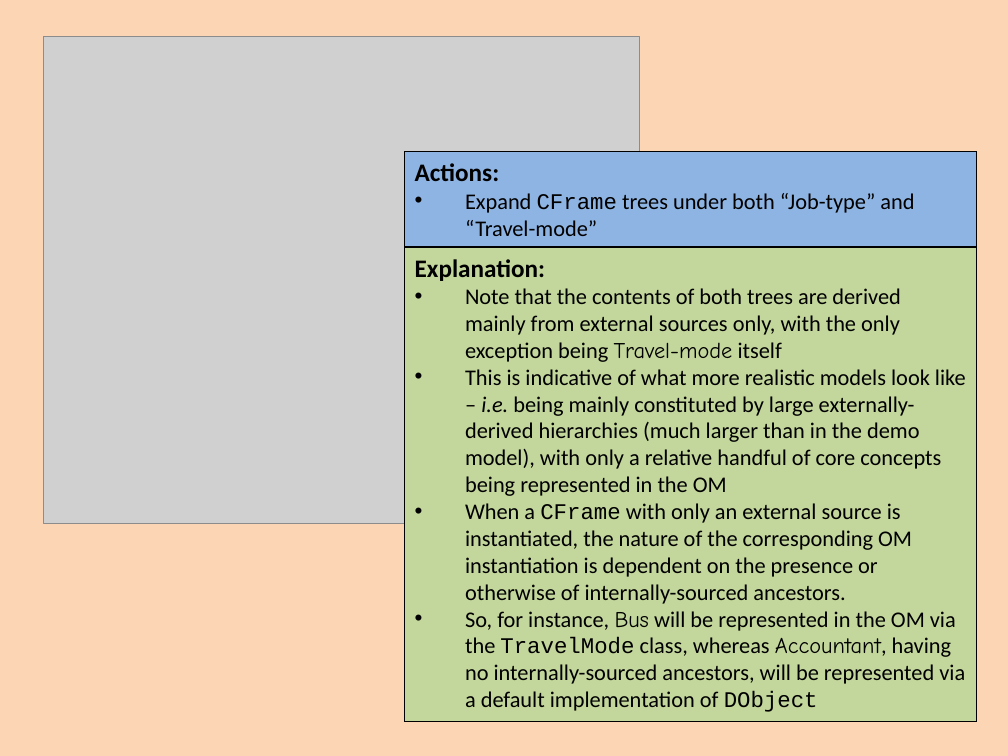
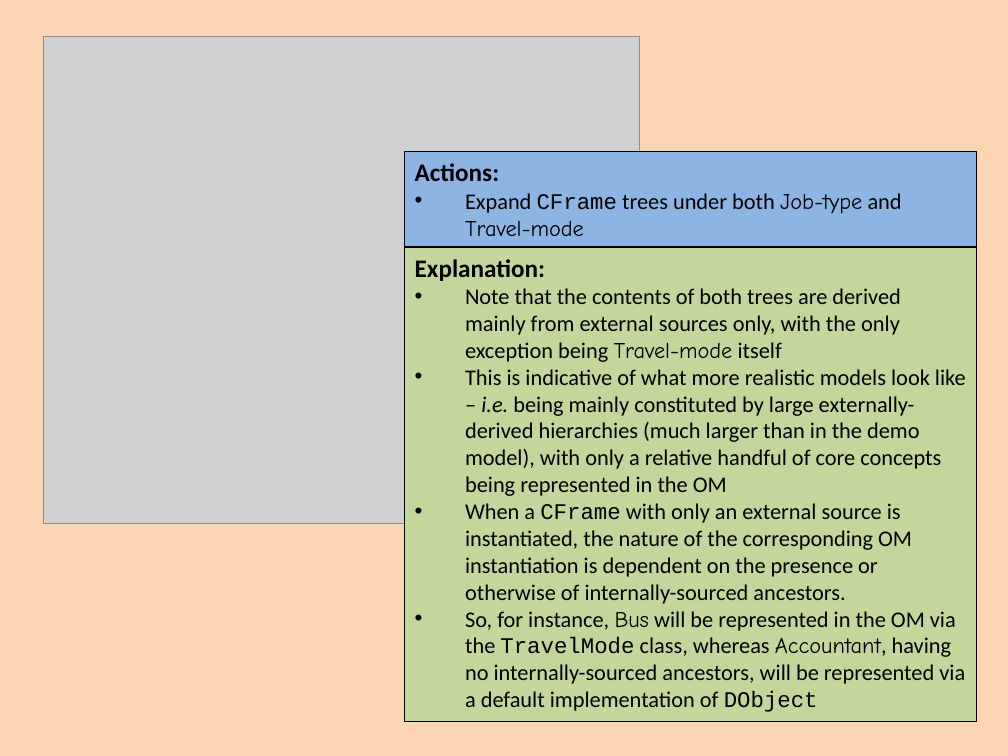
Before and after one commit to colin-puleston/mekon-hobo, a slide deck: slide 26 of docs/MEKON-HOBO Introductory Tutorial.pptx (slide 25 before the commit). Drawn at 1008x756 pixels with LibreOffice and Linux fonts; fonts in the diff are those of the drawing; grey boxes stand for pictures. Boxes give left, top, right and bottom in pixels: in the first picture for what was removed or moved away, otherwise in the second. Text is boxed around its words. In the diff, an @@ line names an element or a change of style, - is before the commit and + after.

```diff
--- a/docs/MEKON-HOBO Introductory Tutorial.pptx
+++ b/docs/MEKON-HOBO Introductory Tutorial.pptx
@@ text in rectangle at <box>465,193,902,236</box>: text changed @@
-• Expand CFrame trees under both “Job-type” and “Travel-mode”
+• Expand CFrame trees under both Job-type and Travel-mode
```
Also in this commit, not shown: 10 other slides changed, 1 slide added.
